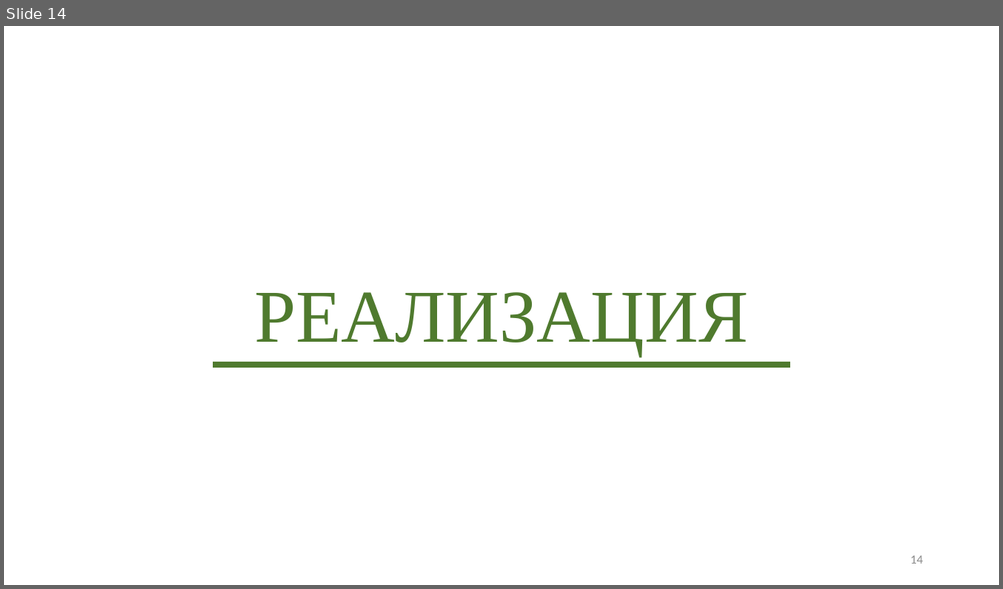
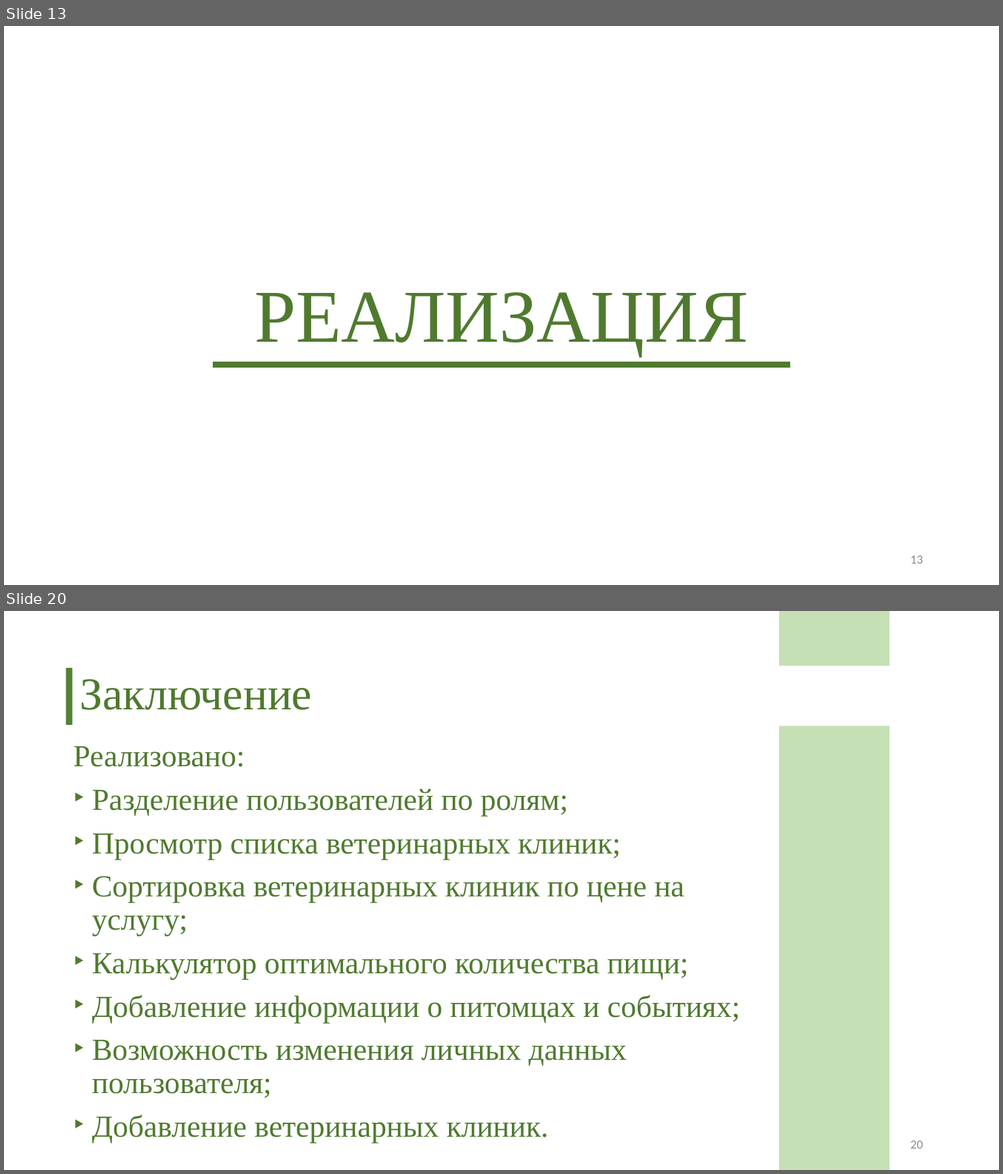
Before and after one commit to polyafedosova/TP-5.2-5, a slide deck: Documentation/Презентация.pptx. Shown one above the other, each under a label of ours: slide 14 before the commit, slides 13 and 20 after it; the slides between them are not shown. The pictures are 1003x589 and 1003x1174 pixels, drawn with LibreOffice and Linux fonts; fonts in the diff are those of the drawing. Boxes give left, top, right and bottom in pixels: in the first picture for what was removed or moved away, otherwise in the second. Text is boxed around its words. In the diff, an @@ line names an element or a change of style, - is before the commit and + after.

```diff
--- a/Documentation/Презентация.pptx
+++ b/Documentation/Презентация.pptx
@@ slide 20 added at (4,611,999,1170), background #FFFFFF @@
@@ rectangle added at (780,611,890,666), fill #C5E0B4 @@
@@ rectangle added at (65,668,72,725), fill #548235 @@
@@ title added at (79,679,312,710), 44 pt, text #4F7A2E @@
+Заключение
@@ rectangle added at (780,726,890,1170), fill #C5E0B4 @@
@@ text added at (74,746,740,1144), 29.6 pt, text #4F7A2E @@
+Реализовано:
+‣ Разделение пользователей по ролям;
+‣ Просмотр списка ветеринарных клиник;
+‣ Сортировка ветеринарных клиник по цене на услугу;
+‣ Калькулятор оптимального количества пищи;
+‣ Добавление информации о питомцах и событиях;
+‣ Возможность изменения личных данных пользователя;
+‣ Добавление ветеринарных клиник.
@@ page number added at (910,1141,922,1149), 12 pt, text #8C8C8C @@
+20
@@ what was slide 14 is now slide 13 @@
@@ page number at (910,556,922,564): text changed @@
-14
+13
```
Also in this commit, not shown: 7 slides changed, 8 other slides added, 11 slides removed.
